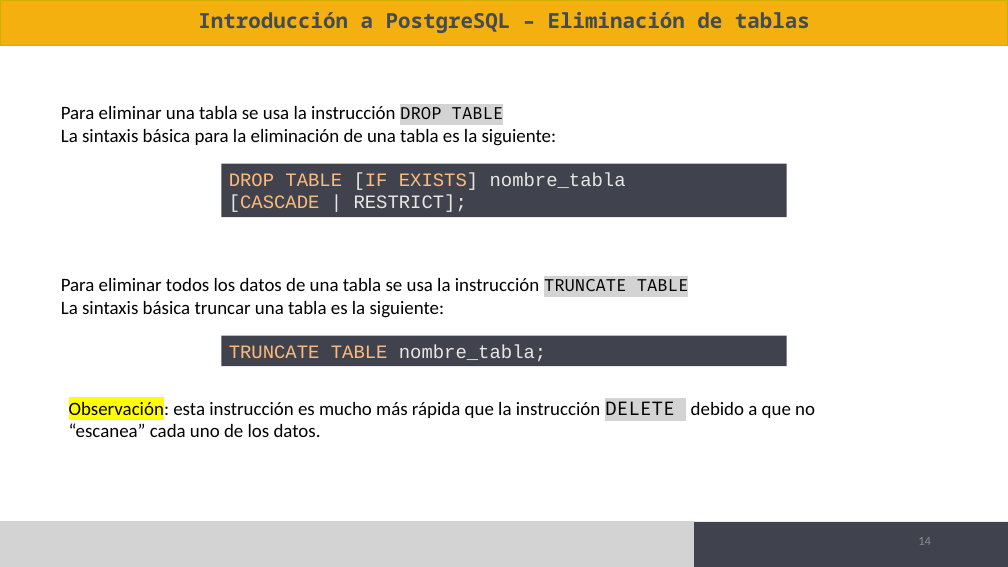
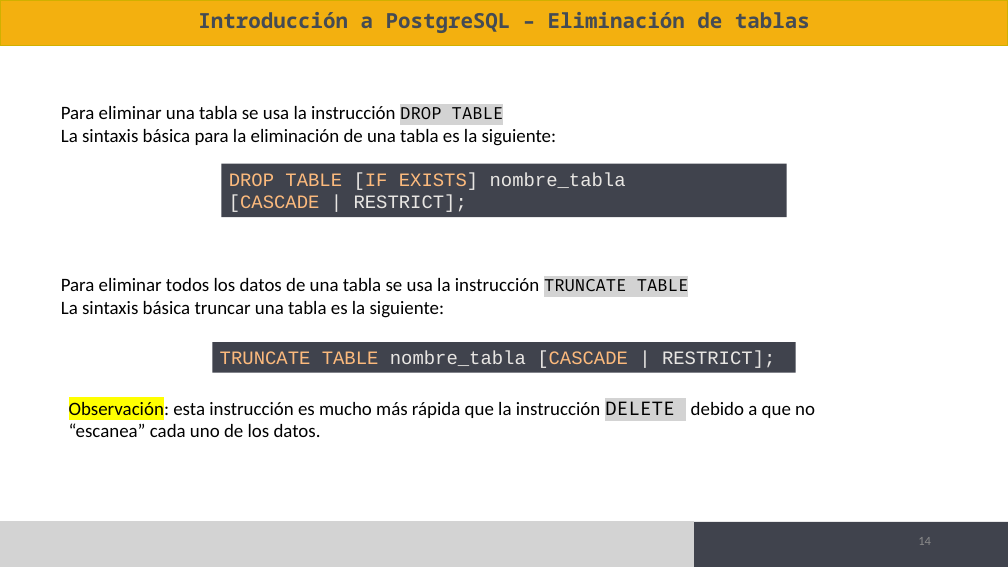
Before and after one commit to nixvoid-team/talleres-nixvoid, a slide deck: slide 14 of PostgreSQL/22-1/Session 02/0. Session_02.pptx. Drawn at 1008x567 pixels with LibreOffice and Linux fonts; fonts in the diff are those of the drawing; background and template pictures are left out. Boxes give left, top, right and bottom in pixels: in the first picture for what was removed or moved away, otherwise in the second. Text is boxed around its words. In the diff, an @@ line names an element or a change of style, - is before the commit and + after.

Commit message:
feat: PostgreSQL session 02 después del taller

```diff
--- a/PostgreSQL/22-1/Session 02/0. Session_02.pptx
+++ b/PostgreSQL/22-1/Session 02/0. Session_02.pptx
@@ rectangle "TRUNCATE TABLE nombre_tabla [CASCADE | ...": place and size @@
-rectangle "TRUNCATE TABLE nombre_tabla [CASCADE | ..." at (222,336,787,366)
+rectangle "TRUNCATE TABLE nombre_tabla [CASCADE | ..." at (212,343,796,373)
@@ text in rectangle at (220,351,775,368): text changed; text colour #FCBA7D to #E8E6E3 @@
-TRUNCATE TABLE nombre_tabla;
+TRUNCATE TABLE nombre_tabla [CASCADE | RESTRICT];
```
Also in this commit, not shown: 1 other slide changed, 4 other files.
